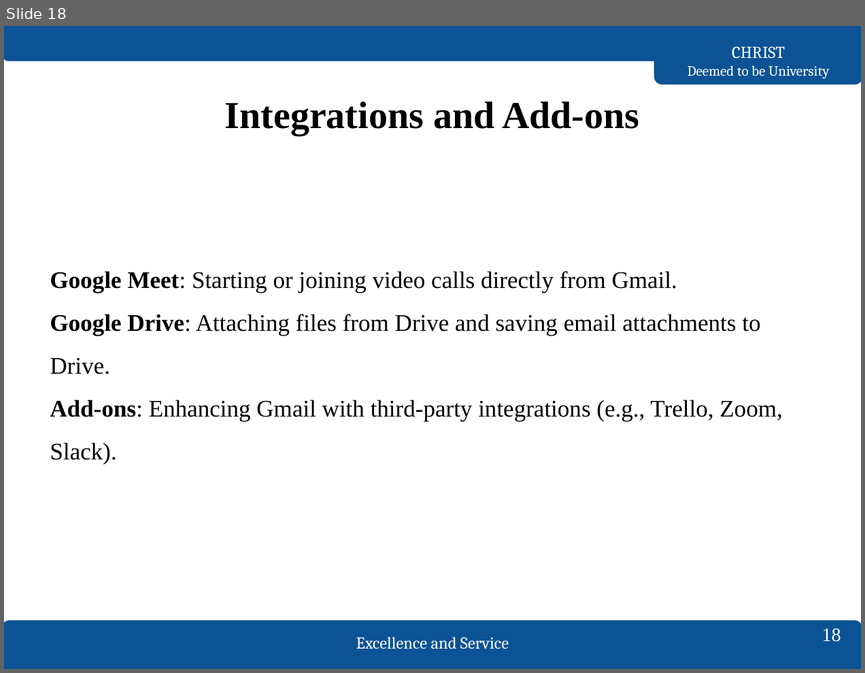
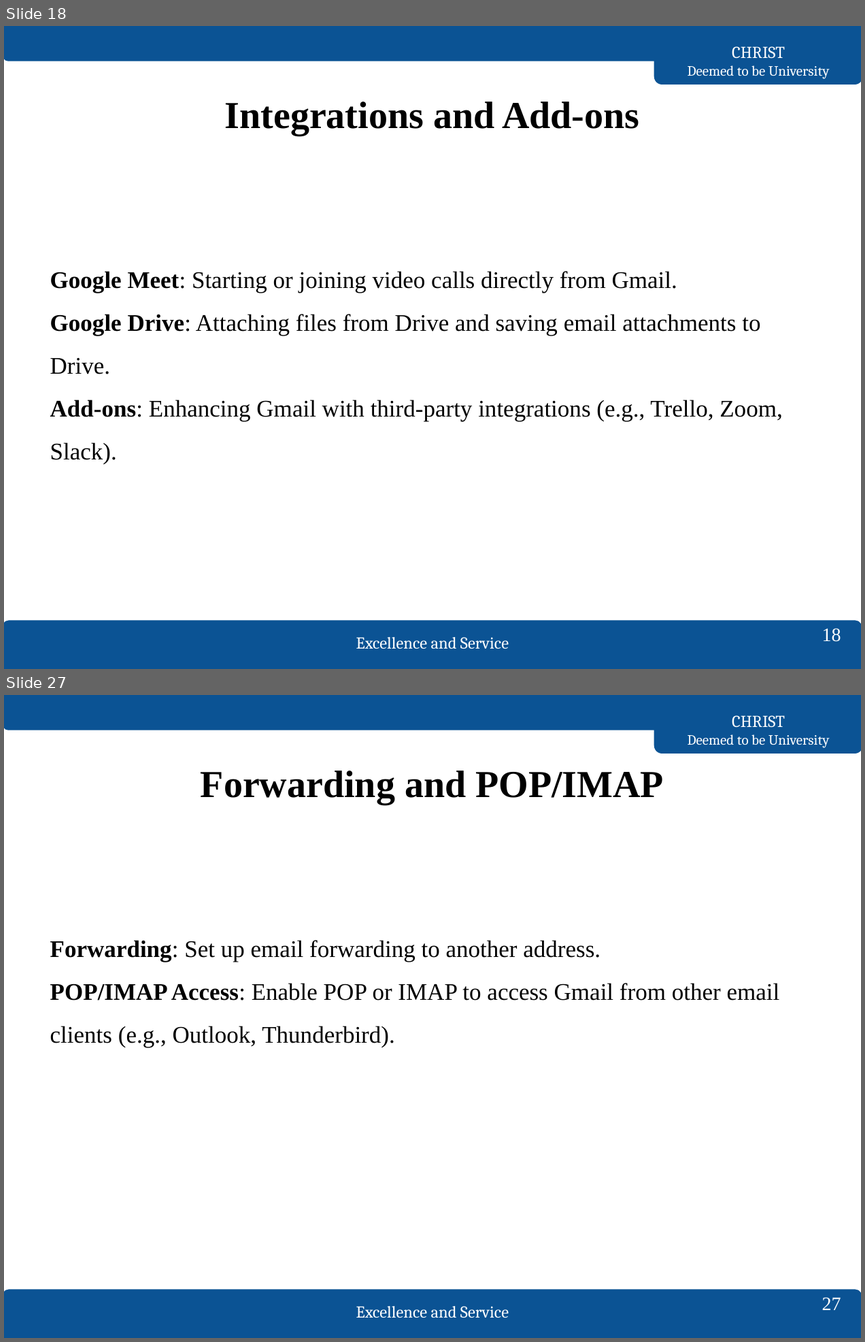
Before and after one commit to kavaskar786/4th_sem, a slide deck: digital mission/unit_1/ProjectPresentationTemplate.pptx. Shown one above the other, each under a label of ours: slide 18 before the commit, slides 18 and 27 after it; the slides between them are not shown. The pictures are 865x673 and 865x1342 pixels, drawn with LibreOffice and Linux fonts; fonts in the diff are those of the drawing. Boxes give left, top, right and bottom in pixels: in the first picture for what was removed or moved away, otherwise in the second. Text is boxed around its words. In the diff, an @@ line names an element or a change of style, - is before the commit and + after.

```diff
--- a/digital mission/unit_1/ProjectPresentationTemplate.pptx
+++ b/digital mission/unit_1/ProjectPresentationTemplate.pptx
@@ slide 27 added at bbox=[4, 695, 861, 1338], background #FFFFFF; not listed: 5 template elements that a slide beside it also shows @@
@@ title added at bbox=[201, 770, 664, 804], 32 pt, text #000000, bold @@
+Forwarding and POP/IMAP
@@ text added at bbox=[50, 940, 780, 1047], 20 pt, text #000000 @@
+Forwarding: Set up email forwarding to another address.
+POP/IMAP Access: Enable POP or IMAP to access Gmail from other email clients (e.g., Outlook, Thunderbird).
@@ page number added at bbox=[822, 1297, 841, 1310], 16 pt, text #FFFFFF @@
+27
```
Also in this commit, not shown: 1 slide changed, 15 other slides added, 2 other files.
